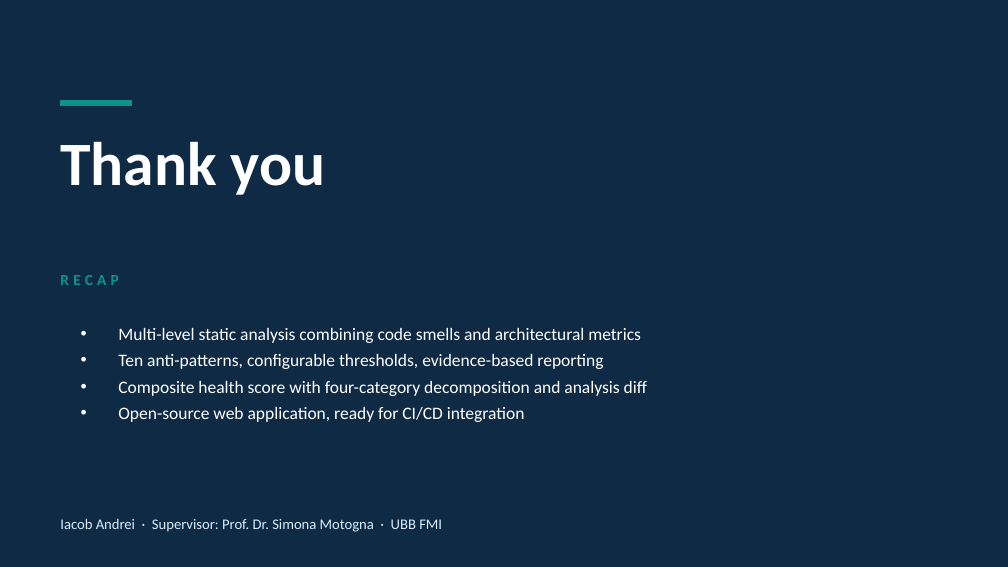
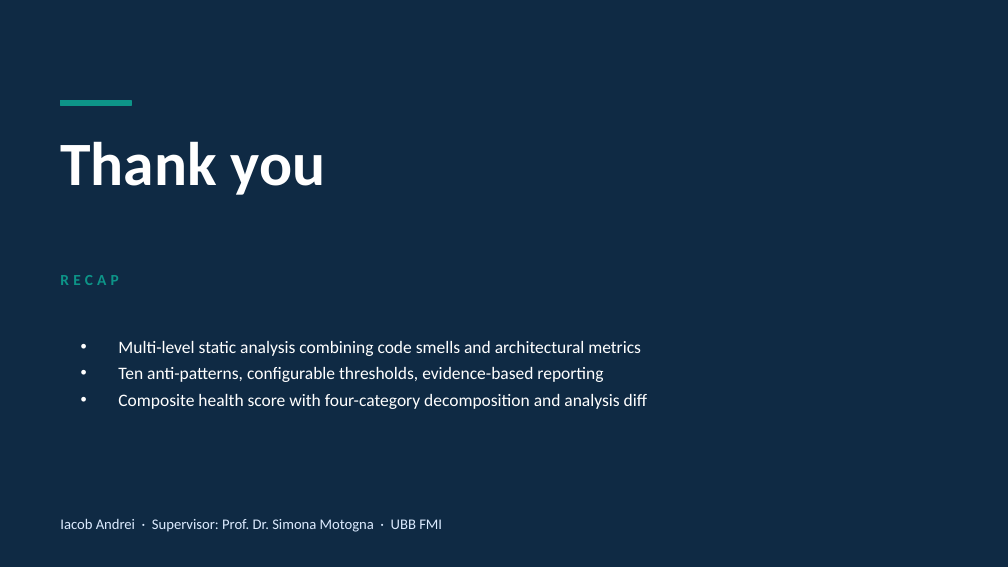
Before and after one commit to andrei45635/dissertation_backend, a slide deck: slide 12 of thesis/presentation/MSA_Detector_Defense_v2.pptx. Drawn at 1008x567 pixels with LibreOffice and Linux fonts; fonts in the diff are those of the drawing. Boxes give left, top, right and bottom in pixels: in the first picture for what was removed or moved away, otherwise in the second. Text is boxed around its words. In the diff, an @@ line names an element or a change of style, - is before the commit and + after.

```diff
--- a/thesis/presentation/MSA_Detector_Defense_v2.pptx
+++ b/thesis/presentation/MSA_Detector_Defense_v2.pptx
@@ text at [118, 407, 525, 422]: paragraph removed @@
-• Open-source web application, ready for CI/CD integration
```
Also in this commit, not shown: 3 other slides changed, 2 other files.
